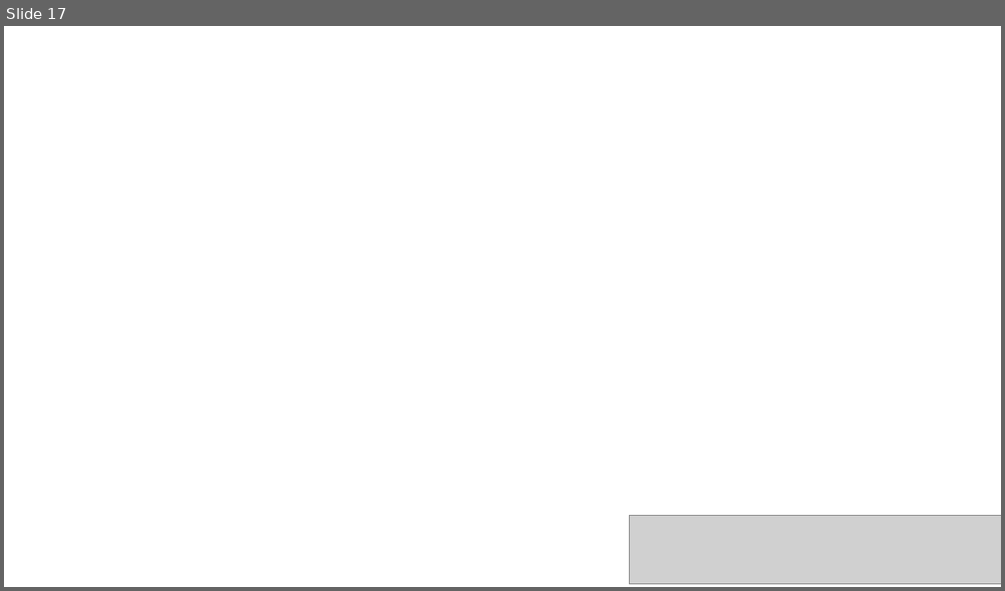
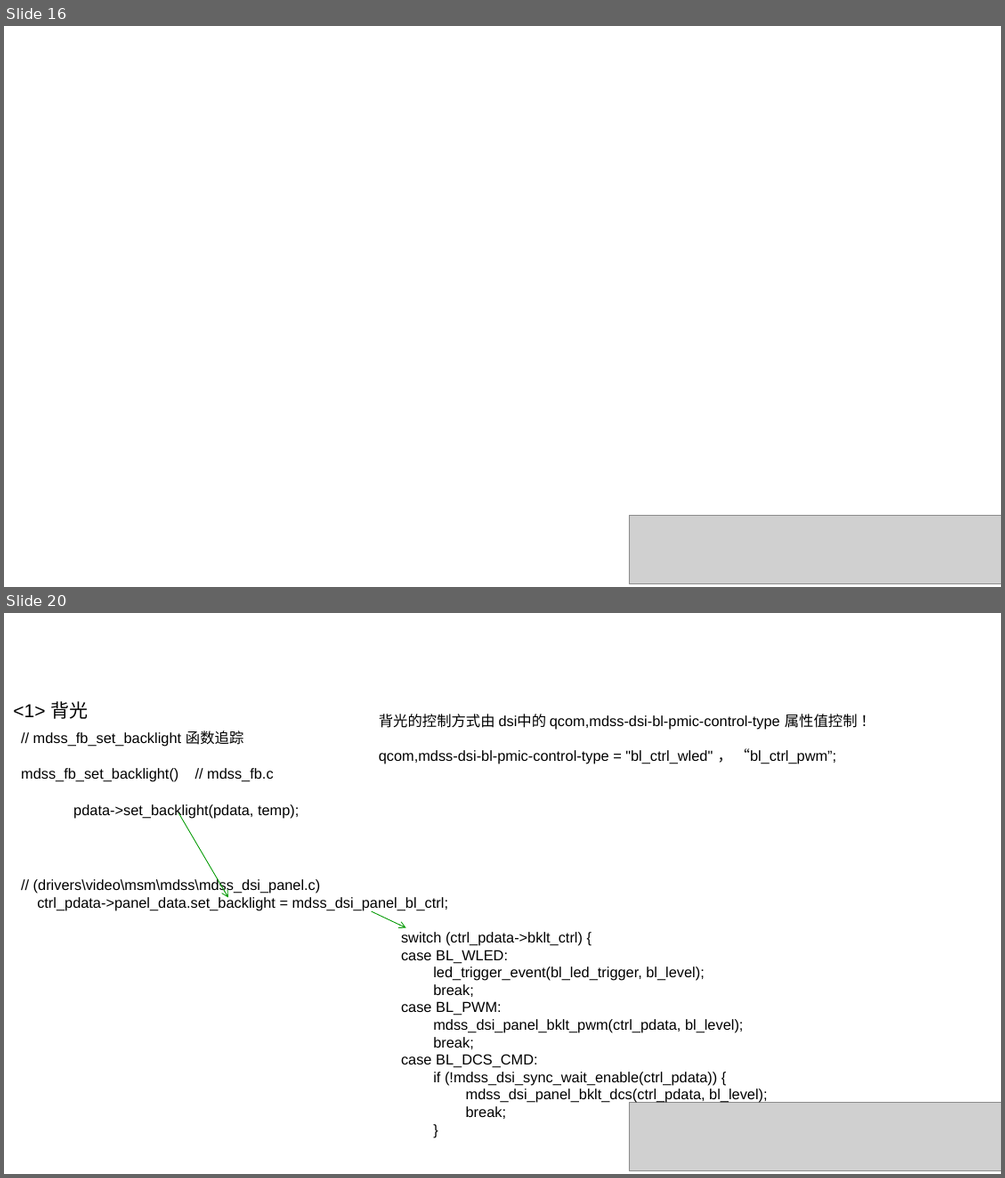
Before and after one commit to liyingfei142118/practice, a slide deck: learn/TP.pptx. Shown one above the other, each under a label of ours: slide 17 before the commit, slides 16 and 20 after it; the slides between them are not shown. The pictures are 1005x591 and 1005x1178 pixels, drawn with LibreOffice and Linux fonts; fonts in the diff are those of the drawing; grey boxes stand for pictures; background and template pictures are left out. Boxes give left, top, right and bottom in pixels: in the first picture for what was removed or moved away, otherwise in the second. Text is boxed around its words. In the diff, an @@ line names an element or a change of style, - is before the commit and + after.

```diff
--- a/learn/TP.pptx
+++ b/learn/TP.pptx
@@ slide 20 added at box(4, 613, 1001, 1174), background picture (left out) @@
@@ text added at box(13, 701, 88, 719), 18 pt, text #000000 @@
+<1> 背光
@@ text added at box(379, 714, 858, 764), 14 pt, text #000000 @@
+背光的控制方式由 dsi中的 qcom,mdss-dsi-bl-pmic-control-type 属性值控制 ！
+qcom,mdss-dsi-bl-pmic-control-type = "bl_ctrl_wled" ， “bl_ctrl_pwm”;
@@ text added at box(21, 730, 274, 781), 14 pt, text #000000 @@
+// mdss_fb_set_backlight 函数追踪
+mdss_fb_set_backlight() // mdss_fb.c
@@ text added at box(73, 804, 299, 818), 14 pt, text #000000 @@
+pdata->set_backlight(pdata, temp);
@@ arrow added from (179, 813) to (228, 897), #009900 0.75 pt @@
@@ text added at box(33, 878, 448, 910), 14 pt, text #000000 @@
+// (drivers\video\msm\mdss\mdss_dsi_panel.c)
+ctrl_pdata->panel_data.set_backlight = mdss_dsi_panel_bl_ctrl;
@@ arrow added from (372, 911) to (406, 928), #009900 0.75 pt @@
@@ text added at box(401, 932, 767, 1119), 14 pt, text #000000 @@
+switch (ctrl_pdata->bklt_ctrl) {
+case BL_WLED:
+led_trigger_event(bl_led_trigger, bl_level);
+break;
+case BL_PWM:
+mdss_dsi_panel_bklt_pwm(ctrl_pdata, bl_level);
+break;
+case BL_DCS_CMD:
+if (!mdss_dsi_sync_wait_enable(ctrl_pdata)) {
+mdss_dsi_panel_bklt_dcs(ctrl_pdata, bl_level);
+break;
+}
@@ picture added at box(629, 1102, 1001, 1171) @@
@@ what was slide 17 is now slide 16 @@
```
Also in this commit, not shown: 8 other slides added, 4 other files.
